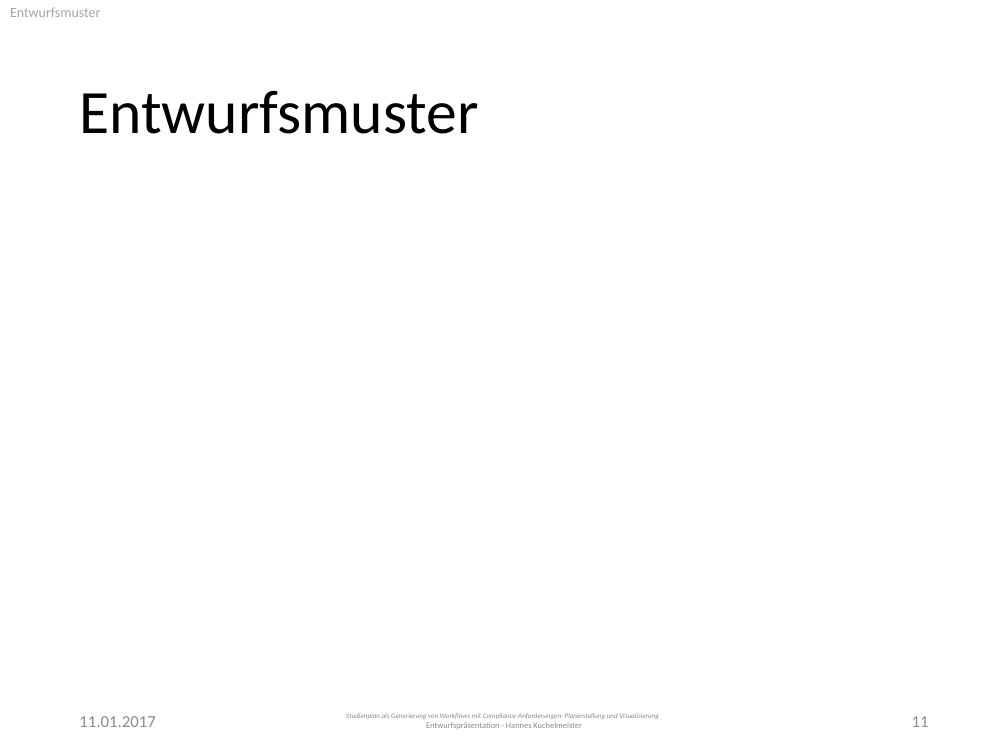
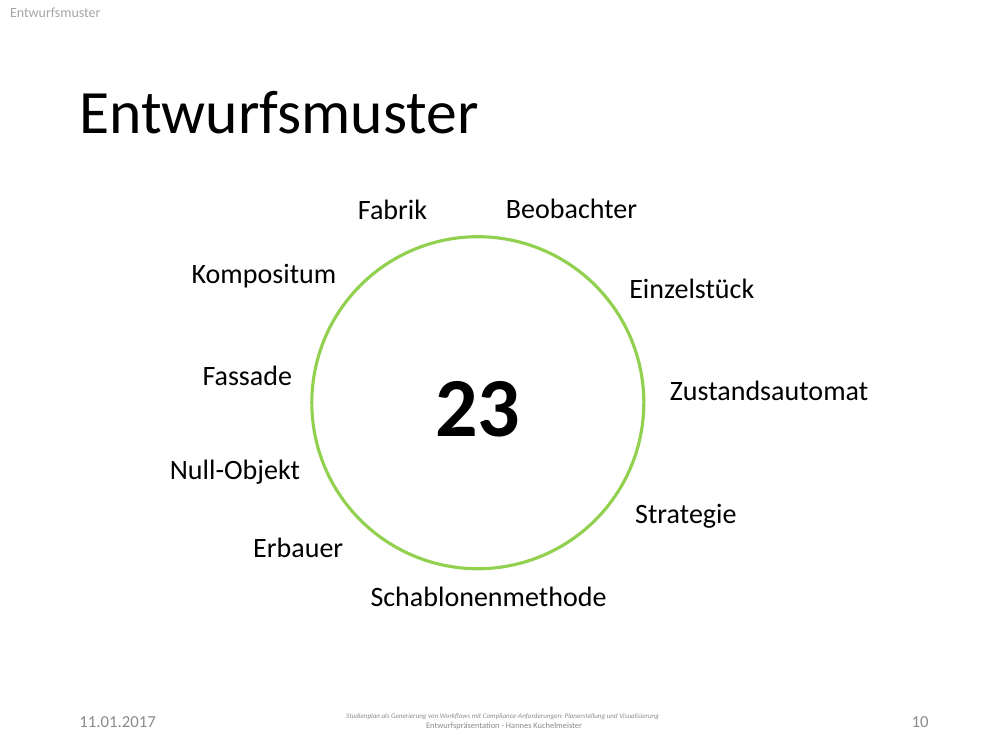
Before and after one commit to PSE-WS1617-IPD-Workflow/PSE_WS1617_IPD_Boehm_Studienplan, a slide deck: slide 10 of Entwurf/Presentation.pptx (slide 11 before the commit). Drawn at 1008x756 pixels with LibreOffice and Linux fonts; fonts in the diff are those of the drawing. Boxes give left, top, right and bottom in pixels: in the first picture for what was removed or moved away, otherwise in the second. Text is boxed around its words. In the diff, an @@ line names an element or a change of style, - is before the commit and + after.

```diff
--- a/Entwurf/Presentation.pptx
+++ b/Entwurf/Presentation.pptx
@@ text added at <box>358,199,427,219</box>, 20 pt, text #000000 @@
+Fabrik
@@ text added at <box>506,198,637,219</box>, 20 pt, text #000000 @@
+Beobachter
@@ ellipse added at <box>311,237,643,569</box>, outline #92D050 2.25 pt, 60 pt, text #000000, bold @@
+23
@@ text added at <box>192,263,337,288</box>, 20 pt, text #000000 @@
+Kompositum
@@ text added at <box>629,278,754,299</box>, 20 pt, text #000000 @@
+Einzelstück
@@ text added at <box>203,365,293,386</box>, 20 pt, text #000000 @@
+Fassade
@@ text added at <box>670,380,868,401</box>, 20 pt, text #000000 @@
+Zustandsautomat
@@ text added at <box>170,459,300,484</box>, 20 pt, text #000000 @@
+Null-Objekt
@@ text added at <box>635,503,736,528</box>, 20 pt, text #000000 @@
+Strategie
@@ text added at <box>253,537,343,558</box>, 20 pt, text #000000 @@
+Erbauer
@@ text added at <box>371,586,607,607</box>, 20 pt, text #000000 @@
+Schablonenmethode
@@ page number at <box>912,716,929,727</box>: text changed @@
-11
+10
```
Also in this commit, not shown: 10 other slides changed.
